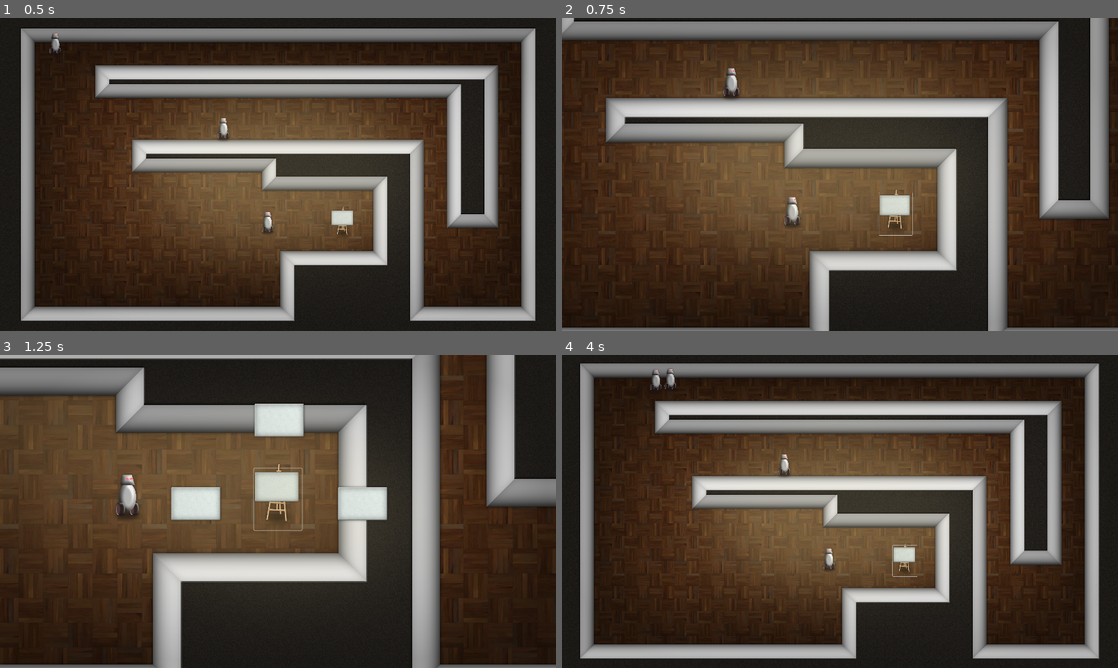
Above: before the commit, frames 1-4 (two rows, left to right).
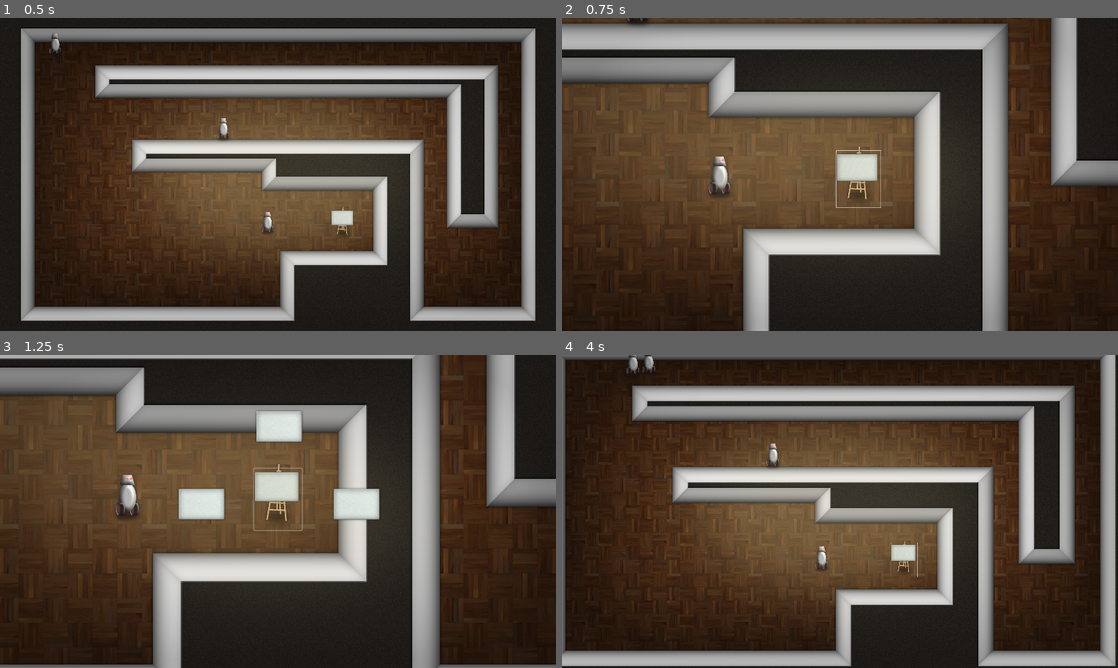
Above: after the commit, the same moments.

Repository: vibrunazo/godot-laststand
Game: Godot game, scene res://scenes/game.tscn
Same seed, same stepped clock (60 frames per second), same inputs: the game is played once before the commit and once after it.
Inputs (mouse positions are in pixels of both pictures, inside the frame that each line leads up to; where the layout moved, square brackets give the same spot in the first picture):
- Up to frame 1 (0.5 s): no input
- Up to frame 2 (0.75 s): click (906, 224) at 0.5 s
- Up to frame 3 (1.25 s): no input
- Up to frame 4 (4 s): click (917, 505) [923, 505] at 1.25 s; click (767, 505) at 2 s; click (840, 430) at 2.75 s; click (840, 498) at 3.5 s

Frame 1 is identical in both runs. In frame 2, 50% of the frame differs, in the area x 0-100%, y 0-100%; in frame 3, 1.3%; in frame 4, 45%.

Commit message:
creates and removes tower pick menu

Diff:
--- a/scenes/game.gd
+++ b/scenes/game.gd
@@ -25,6 +25,7 @@
 	ui_layer.add_child(tower_menu_ref)
 
 func hide_pick_tower_menu():
+	game_cam.zoom_out()
 	if not is_instance_valid(tower_menu_ref): return
 	tower_menu_ref.anim_end()
 
@@ -35,5 +36,9 @@
 		await game_cam.zoom_finished
 		show_pick_tower_menu()
 	else:
-		game_cam.zoom_out()
-		tower_menu_ref.anim_end()
+		hide_pick_tower_menu()
+
+func _unhandled_input(event):
+	if event is InputEventMouseButton and event.is_pressed():
+		if is_selecting_tower:
+			_on_artstand_clicked()
--- a/scenes/game_cam.gd
+++ b/scenes/game_cam.gd
@@ -1,5 +1,10 @@
 class_name GameCam
 extends Camera2D
+
+## Time the zoom out tween takes in seconds
+@export var zoom_out_speed: float = 0.6
+## Time the zoom in tween takes in seconds
+@export var zoom_in_speed: float = 0.3
 
 ## default zoom to reset to on zoom out
 var ini_zoom: Vector2
@@ -23,7 +28,7 @@
 
 var zoom_tween: Tween
 func focus_on(target_node: Node2D):
-	zoom_to(target_node.global_position, Vector2(1,1))
+	zoom_to(target_node.global_position, Vector2(1,1), zoom_in_speed)
 	is_zoomed_in = true
 
 func zoom_to(target_pos: Vector2, target_zoom: Vector2, tween_time: float = 0.5):
@@ -41,5 +46,5 @@
 	print('zoom finished')
 
 func zoom_out():
-	zoom_to(ini_pos, ini_zoom)
+	zoom_to(ini_pos, ini_zoom, zoom_out_speed)
 	is_zoomed_in = false
--- a/scenes/pick_tower_menu.gd
+++ b/scenes/pick_tower_menu.gd
@@ -13,7 +13,7 @@
 	anim_tween = create_tween()
 	anim_tween.set_ease(Tween.EASE_OUT)
 	anim_tween.set_trans(Tween.TRANS_ELASTIC)
-	anim_tween.tween_property(self, "scale", Vector2(1,1), 1)
+	anim_tween.tween_property(self, "scale", Vector2(1,1), 0.9)
 
 func anim_end():
 	anim_tween = create_tween()
